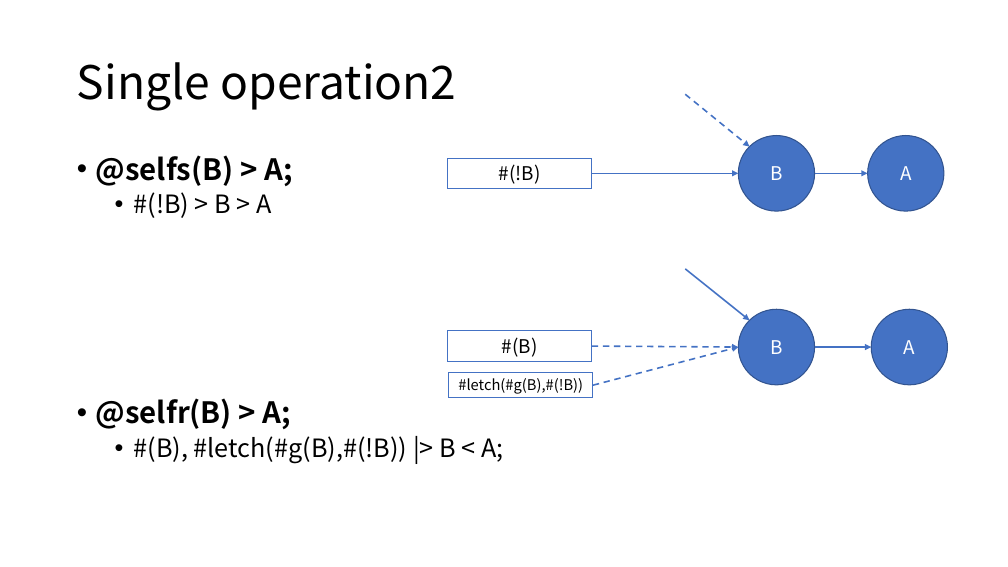
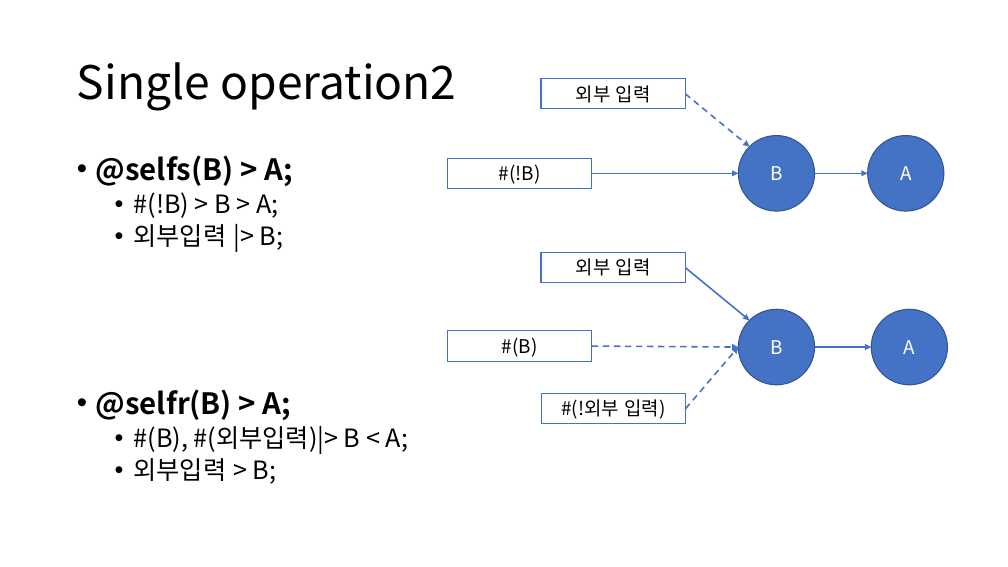
Before and after one commit to DualsoftDev/ds, a slide deck: slide 5 of Doc/PowerPoint/macro.pptx (slide 6 before the commit). Drawn at 1008x567 pixels with LibreOffice and Linux fonts; fonts in the diff are those of the drawing. Boxes give left, top, right and bottom in pixels: in the first picture for what was removed or moved away, otherwise in the second. Text is boxed around its words. In the diff, an @@ line names an element or a change of style, - is before the commit and + after.

```diff
--- a/Doc/PowerPoint/macro.pptx
+++ b/Doc/PowerPoint/macro.pptx
@@ rectangle added at [541, 79, 686, 109], fill #FFFFFF, outline #4472C4 1 pt, 18 pt, text #000000 @@
+외부 입력
@@ text at [134, 192, 284, 250]: text changed @@
-  • #(!B) > B > A
+  • #(!B) > B > A;
+  • 외부입력 |> B;
@@ rectangle added at [541, 253, 686, 283], fill #FFFFFF, outline #4472C4 1 pt, 18 pt, text #000000 @@
+외부 입력
@@ arrow moved from (593, 386) - (739, 347) to (686, 408) - (739, 347) @@
@@ rectangle removed at [449, 373, 594, 399] @@
-#letch(#g(B),#(!B))
@@ rectangle added at [541, 393, 686, 423], fill #FFFFFF, outline #4472C4 1 pt, 18 pt, text #000000 @@
+#(!외부 입력)
@@ text at [134, 426, 408, 484]: text changed @@
-  • #(B), #letch(#g(B),#(!B)) |> B < A;
+  • #(B), #(외부입력)|> B < A;
+  • 외부입력 > B;
```
Also in this commit, not shown: 3 other slides changed.
